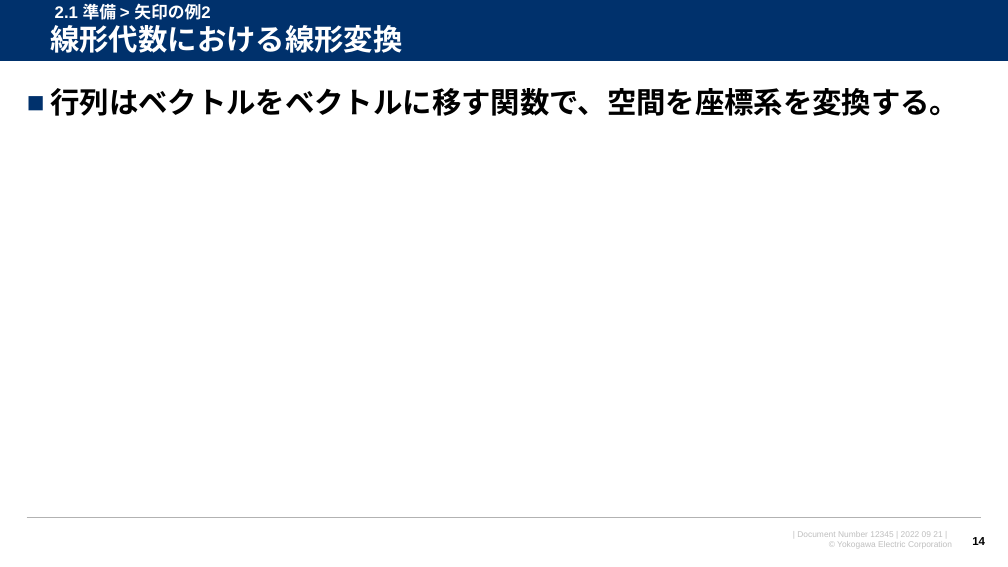
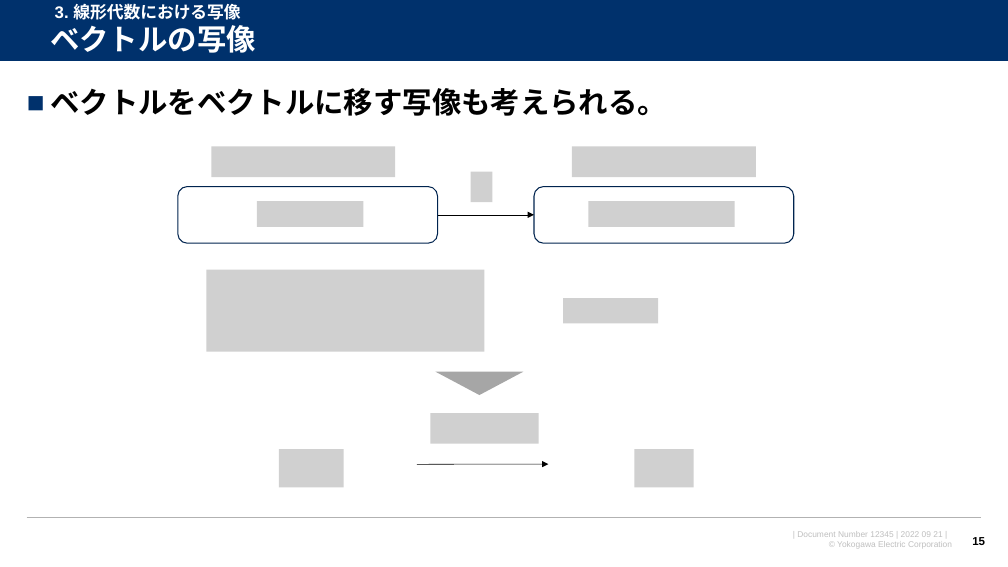
Before and after one commit to watarukumagai-git/opt, a slide deck: slide 15 of MMW/20230126_MMW_kumagai_rev.0.pptx (slide 14 before the commit). Drawn at 1008x567 pixels with LibreOffice and Linux fonts; fonts in the diff are those of the drawing; grey boxes stand for pictures; background and template pictures are left out. Boxes give left, top, right and bottom in pixels: in the first picture for what was removed or moved away, otherwise in the second. Text is boxed around its words. In the diff, an @@ line names an element or a change of style, - is before the commit and + after.

```diff
--- a/MMW/20230126_MMW_kumagai_rev.0.pptx
+++ b/MMW/20230126_MMW_kumagai_rev.0.pptx
@@ title at <box>50,25,256,53</box>: text changed @@
-線形代数における線形変換
+ベクトルの写像
@@ text at <box>55,3,240,20</box>: text changed @@
-2.1 準備 > 矢印の例2
+3. 線形代数における写像
@@ text at <box>50,88,667,116</box>: text changed @@
-■ 行列はベクトルをベクトルに移す関数で、空間を座標系を変換する。
+■ ベクトルをベクトルに移す写像も考えられる。
@@ picture added at <box>212,147,395,177</box> @@
@@ picture added at <box>572,147,756,177</box> @@
@@ picture added at <box>470,172,492,202</box> @@
@@ rounded rectangle added at <box>178,187,438,243</box>, outline #002450 1 pt @@
@@ picture added at <box>257,201,364,227</box> @@
@@ rounded rectangle added at <box>534,187,794,243</box>, outline #002450 1 pt @@
@@ picture added at <box>588,201,734,227</box> @@
@@ arrow added from (438, 215) to (534, 215), #000000 0.5 pt @@
@@ picture added at <box>206,270,485,352</box> @@
@@ picture added at <box>563,298,659,324</box> @@
@@ triangle added at <box>436,372,523,395</box>, fill #A6A6A6 @@
@@ picture added at <box>430,413,538,443</box> @@
@@ picture added at <box>279,449,344,487</box> @@
@@ picture added at <box>634,449,693,487</box> @@
@@ arrow added from (417, 464) to (548, 464), #000000 0.5 pt @@
@@ page number at <box>972,537,985,545</box>: text changed @@
-14
+15
```
Also in this commit, not shown: 10 other slides changed, 6 slides added, 13 slides removed.
